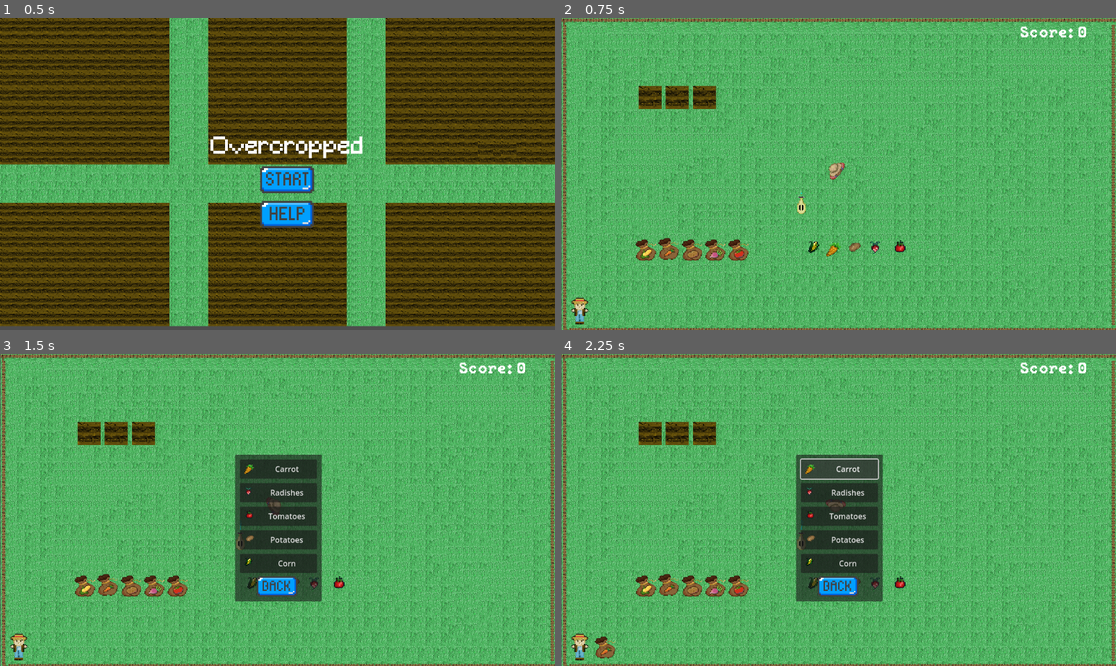
Above: before the commit, frames 1-4 (two rows, left to right).
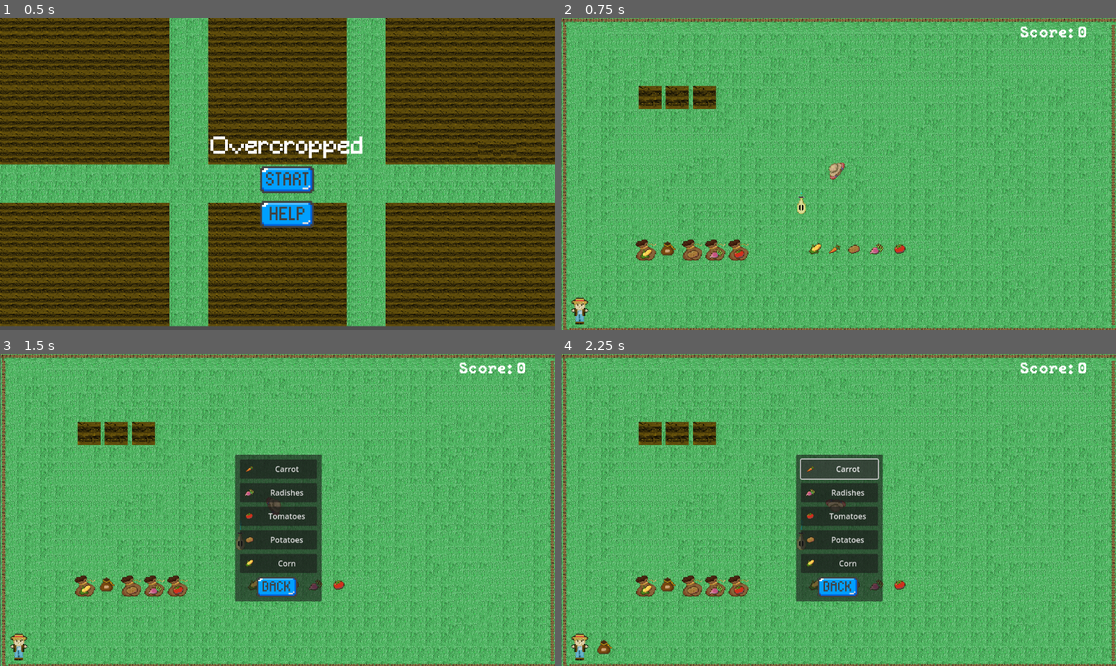
Above: after the commit, the same moments.

Repository: Bratah123/NewYearNewSkillsJam
Game: Godot game, scene res://game/main_menu.tscn
The game is run twice, just before and just after one commit, with the same random seed, the same clock (stepped at 60 frames per second) and the same inputs.
Inputs (mouse positions are in pixels of both pictures, inside the frame that each line leads up to):
- Up to frame 1 (0.5 s): no input
- Up to frame 2 (0.75 s): click (849, 180) at 0.5 s
- Up to frame 3 (1.5 s): click (22, 647) at 1.25 s
- Up to frame 4 (2.25 s): click "Carrot" at 2 s

Frame 1 is identical in both runs. In frame 2, 0.5% of the frame differs, in the area x 17-63%, y 70-78%; in frame 3, 0.6%; in frame 4, 0.7%, in the area x 6-63%, y 35-98%.

Commit message:
FEAT: replace vegetable sprites

Diff:
--- a/game/grabbables/carrot_seed.tscn
+++ b/game/grabbables/carrot_seed.tscn
@@ -1,11 +1,10 @@
 [gd_scene load_steps=3 format=3 uid="uid://c1xtp8yecmex5"]
 
 [ext_resource type="PackedScene" uid="uid://choeyphmk4ggm" path="res://game/grabbables/grabbable.tscn" id="1_vxcfy"]
-[ext_resource type="Texture2D" uid="uid://dgn0qrfgumhql" path="res://assets/carrot_seed.png" id="2_cnadx"]
+[ext_resource type="Texture2D" uid="uid://bictoqlloc26t" path="res://assets/seed_bag.png" id="2_c6kot"]
 
-[node name="CarrotSeed" instance=ExtResource("1_vxcfy")]
-plantable = true
+[node name="Grabbable" instance=ExtResource("1_vxcfy")]
 
 [node name="Sprite2D" parent="CollisionShape2D" index="0"]
 position = Vector2(1, -0.5)
-texture = ExtResource("2_cnadx")
+texture = ExtResource("2_c6kot")
--- a/game/grabbables/watering_can.tscn
+++ b/game/grabbables/watering_can.tscn
@@ -19,7 +19,6 @@
 height = 38.0
 
 [node name="WateringCan" instance=ExtResource("1_g1yxk")]
-seed_type = 0
 
 [node name="CollisionShape2D" parent="." index="0"]
 shape = SubResource("CapsuleShape2D_jicr4")
--- a/game/shop_menu.tscn
+++ b/game/shop_menu.tscn
@@ -38,6 +38,7 @@
 
 [node name="MarginContainer" type="MarginContainer" parent="ShopMenu/CenterContainer/PanelContainer"]
 layout_mode = 2
+size_flags_stretch_ratio = 0.0
 theme_override_constants/margin_left = 10
 theme_override_constants/margin_top = 10
 theme_override_constants/margin_right = 10
@@ -90,9 +91,9 @@
 clip_contents = true
 layout_mode = 2
 offset_left = 527.0
-offset_top = 435.0
+offset_top = 436.0
 offset_right = 559.0
-offset_bottom = 467.0
+offset_bottom = 468.0
 scale = Vector2(3, 3)
 texture_normal = ExtResource("7_iyf2h")
 stretch_mode = 3
Binary file changed: assets/carrot.png
Not shown, changed: assets/carrot.png.import
Binary file changed: assets/corn.png
Binary file added: assets/grass.png
Not shown, changed: assets/grass.png.import
Binary file changed: assets/potato.png
Not shown, changed: assets/potato.png.import
Binary file changed: assets/radish.png
Not shown, changed: assets/radish.png.import
Binary file changed: assets/tomato.png
Not shown, changed: assets/tomato.png.import
Not shown: 1 places in game/game.tscn that only renumber resources
